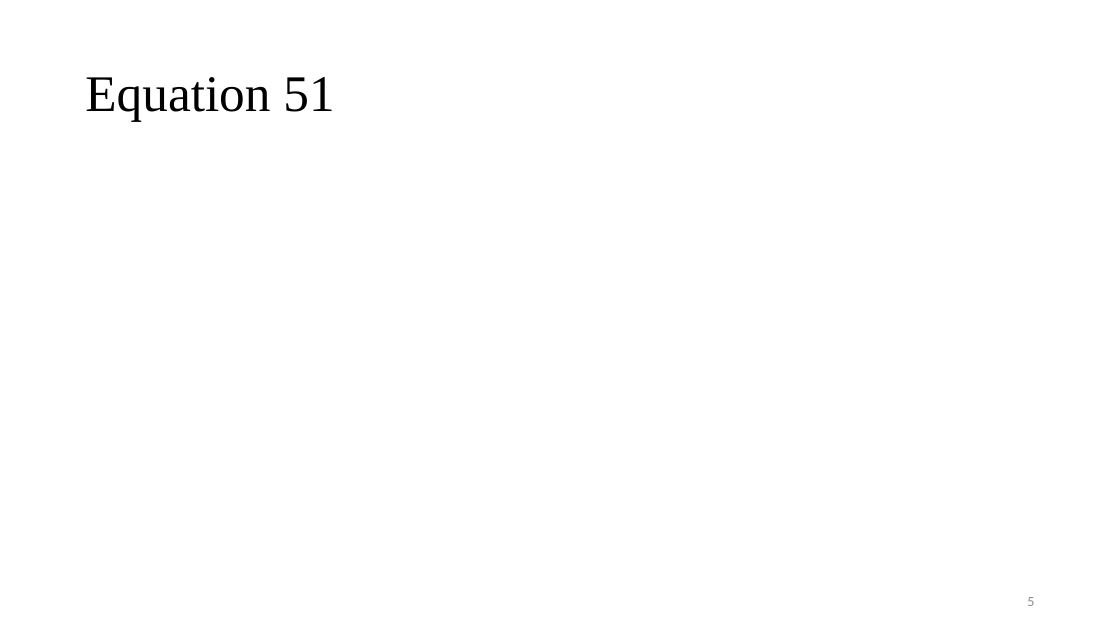
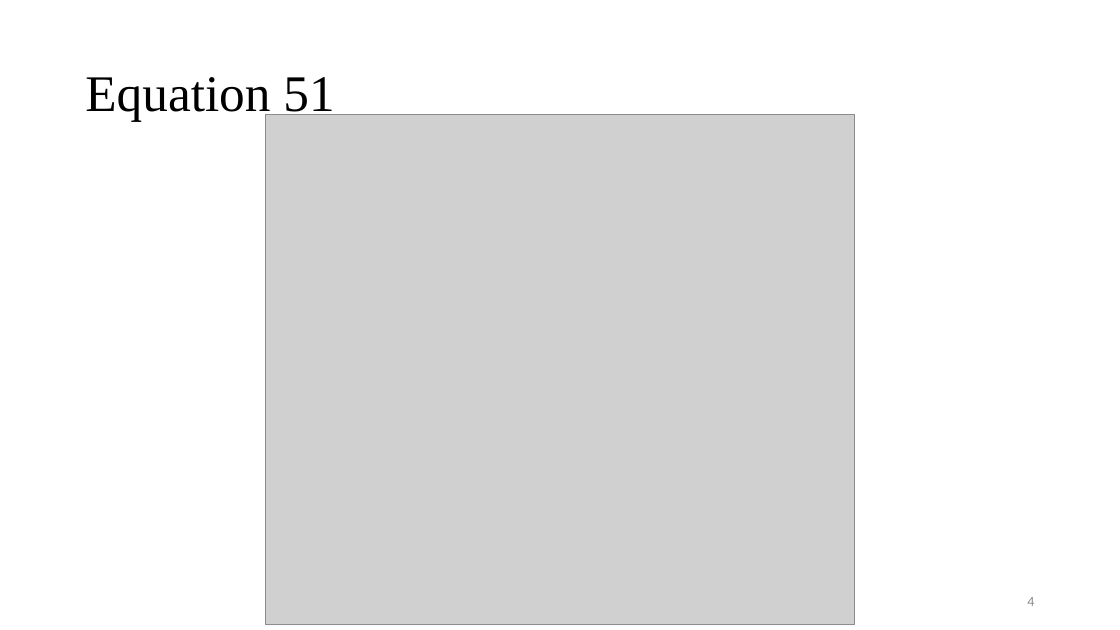
Before and after one commit to antoniovfonseca/compare-time-series, a slide deck: slide 4 of presentations/PIEzoomed1.pptx (slide 5 before the commit). Drawn at 1120x630 pixels with LibreOffice and Linux fonts; fonts in the diff are those of the drawing; grey boxes stand for pictures. Boxes give left, top, right and bottom in pixels: in the first picture for what was removed or moved away, otherwise in the second. Text is boxed around its words. In the diff, an @@ line names an element or a change of style, - is before the commit and + after.

```diff
--- a/presentations/PIEzoomed1.pptx
+++ b/presentations/PIEzoomed1.pptx
@@ picture added at (266,114,854,624) @@
@@ page number at (1027,597,1034,606): text changed @@
-5
+4
```
Also in this commit, not shown: 6 other slides changed, 2 slides removed.
